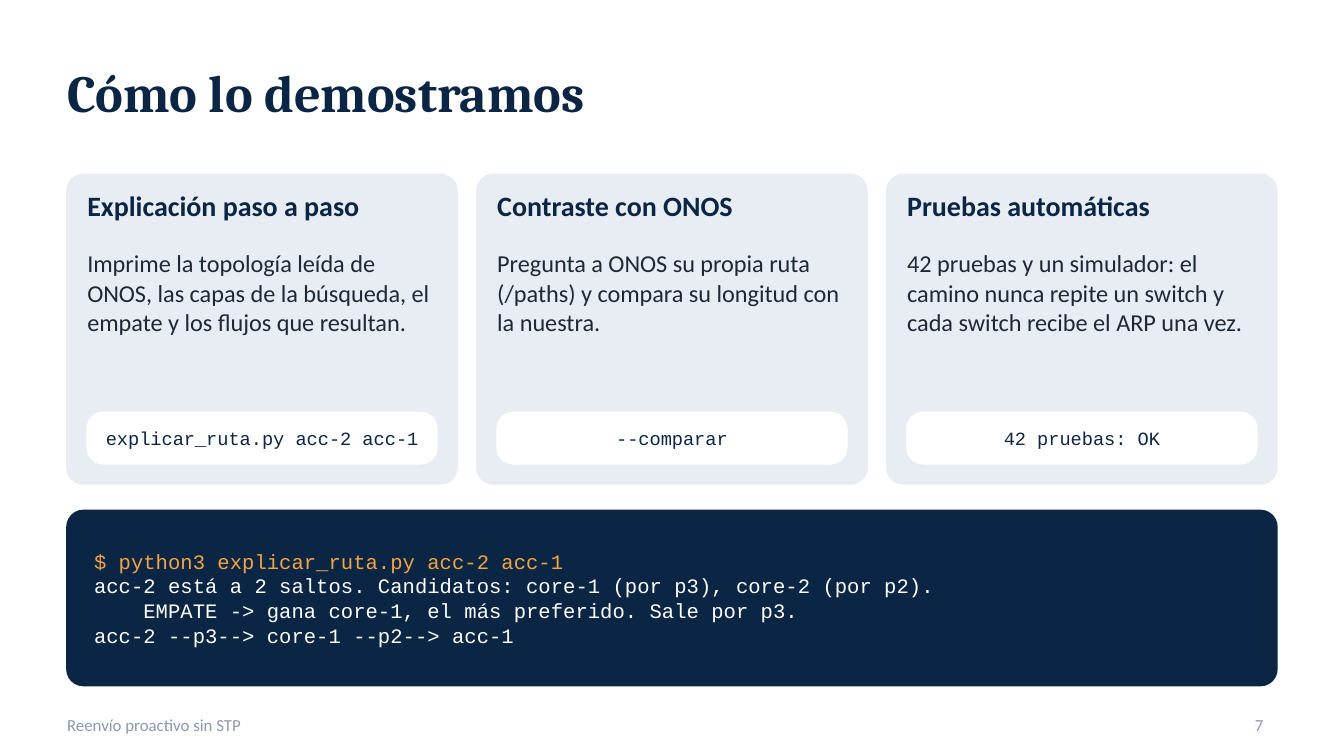
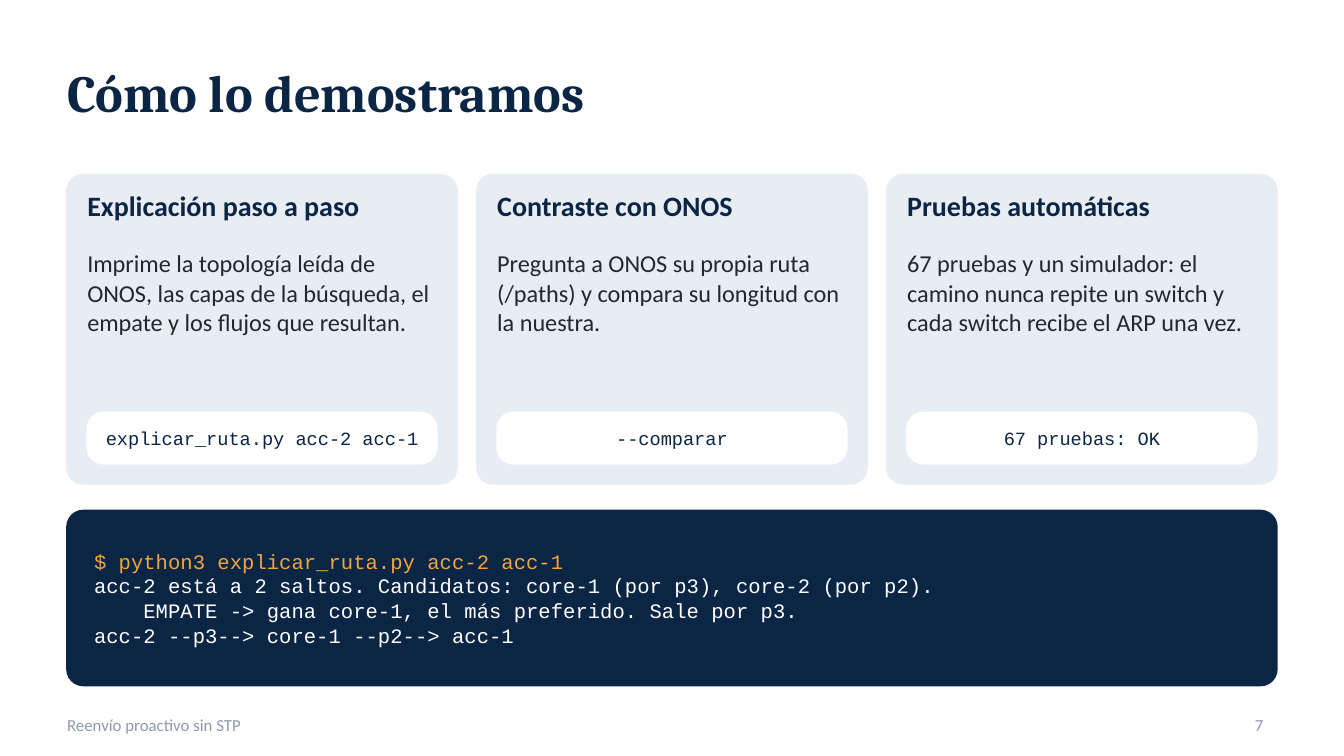
Before and after one commit to SergioAnderson123/proyecto-sdn, a slide deck: slide 7 of docs/Reenvio_proactivo_sin_STP.pptx. Drawn at 1344x756 pixels with LibreOffice and Linux fonts; fonts in the diff are those of the drawing. Boxes give left, top, right and bottom in pixels: in the first picture for what was removed or moved away, otherwise in the second. Text is boxed around its words. In the diff, an @@ line names an element or a change of style, - is before the commit and + after.

```diff
--- a/docs/Reenvio_proactivo_sin_STP.pptx
+++ b/docs/Reenvio_proactivo_sin_STP.pptx
@@ text at [907, 255, 1242, 331]: text changed @@
-42 pruebas y un simulador: el camino nunca repite un switch y cada switch recibe el ARP una vez.
+67 pruebas y un simulador: el camino nunca repite un switch y cada switch recibe el ARP una vez.
@@ text at [1004, 432, 1160, 449]: text changed @@
-42 pruebas: OK
+67 pruebas: OK
```
Also in this commit, not shown: 2 other slides changed, 2 slides added, 4 other files.
